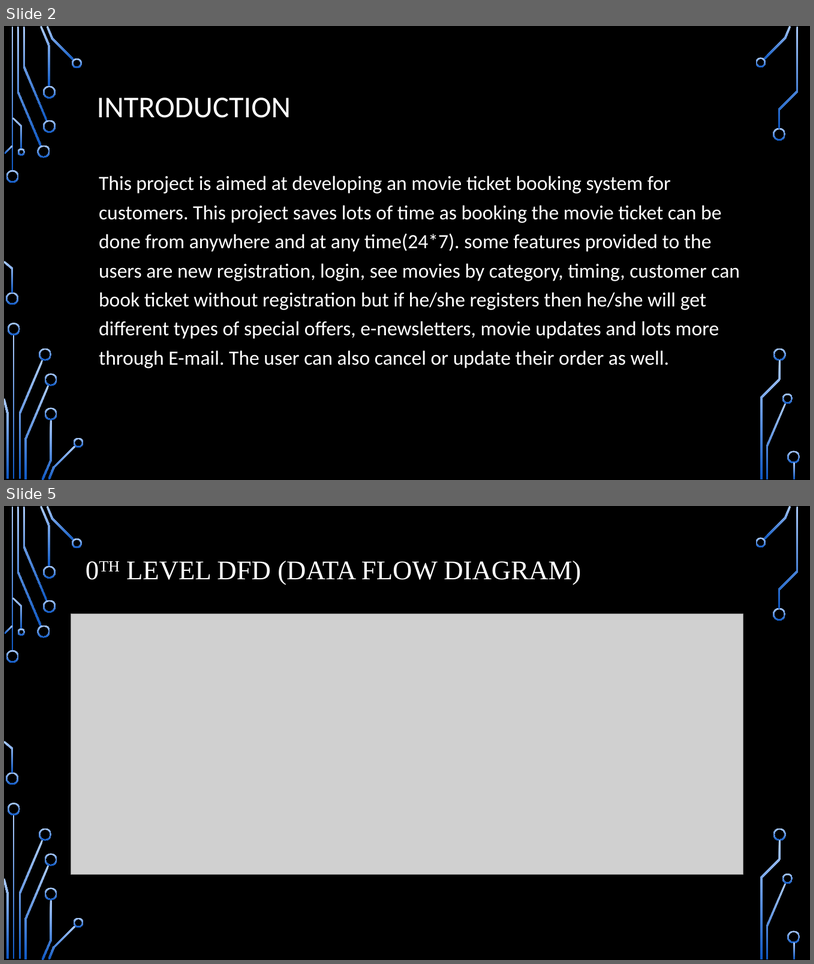
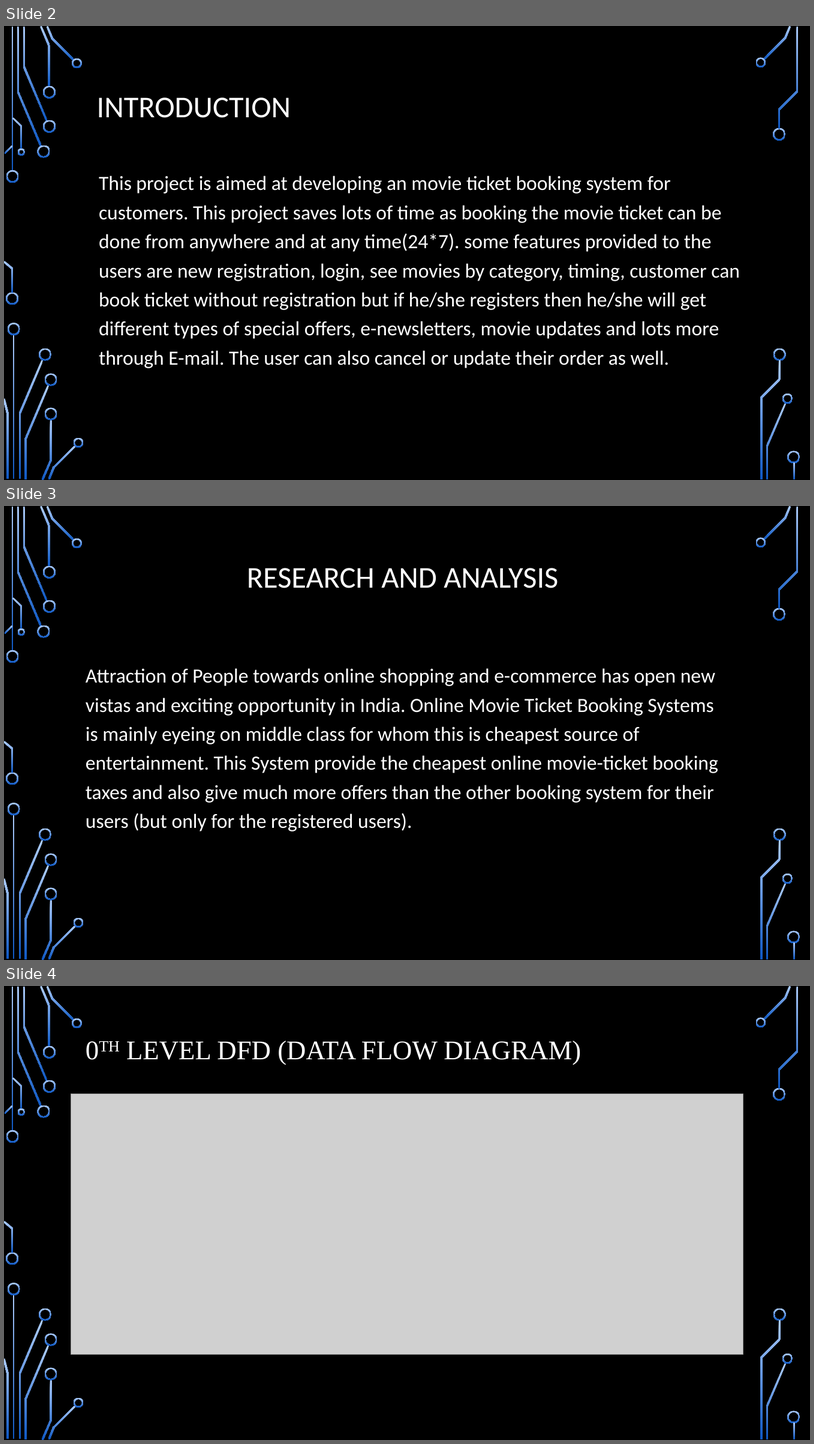
Before and after one commit to vyasaman/movie-ticket-booking, a slide deck: Movie Ticket Booking System.pptx. Shown one above the other, each under a label of ours: slides 2 and 5 before the commit, slides 2, 3 and 4 after it; the slides between them are not shown. The pictures are 814x964 and 814x1444 pixels, drawn with LibreOffice and Linux fonts; fonts in the diff are those of the drawing; grey boxes stand for pictures; background and template pictures are left out. Boxes give left, top, right and bottom in pixels: in the first picture for what was removed or moved away, otherwise in the second. Text is boxed around its words. In the diff, an @@ line names an element or a change of style, - is before the commit and + after.

```diff
--- a/Movie Ticket Booking System.pptx
+++ b/Movie Ticket Booking System.pptx
@@ slide 3 added at [4, 506, 810, 960], background picture (left out); not listed: 36 template elements that a slide beside it also shows @@
@@ title added at [247, 568, 558, 588], 36 pt, text #FFFFFF @@
+RESEARCH AND ANALYSIS
@@ text added at [86, 668, 719, 831], 24 pt, text #FFFFFF @@
+Attraction of People towards online shopping and e-commerce has open new vistas and exciting opportunity in India. Online Movie Ticket Booking Systems is mainly eyeing on middle class for whom this is cheapest source of entertainment. This System provide the cheapest online movie-ticket booking taxes and also give much more offers than the other booking system for their users (but only for the registered users).
@@ what was slide 5 is now slide 4 @@
```
Also in this commit, not shown: 6 other slides added, 2 slides removed, 4 other files.
